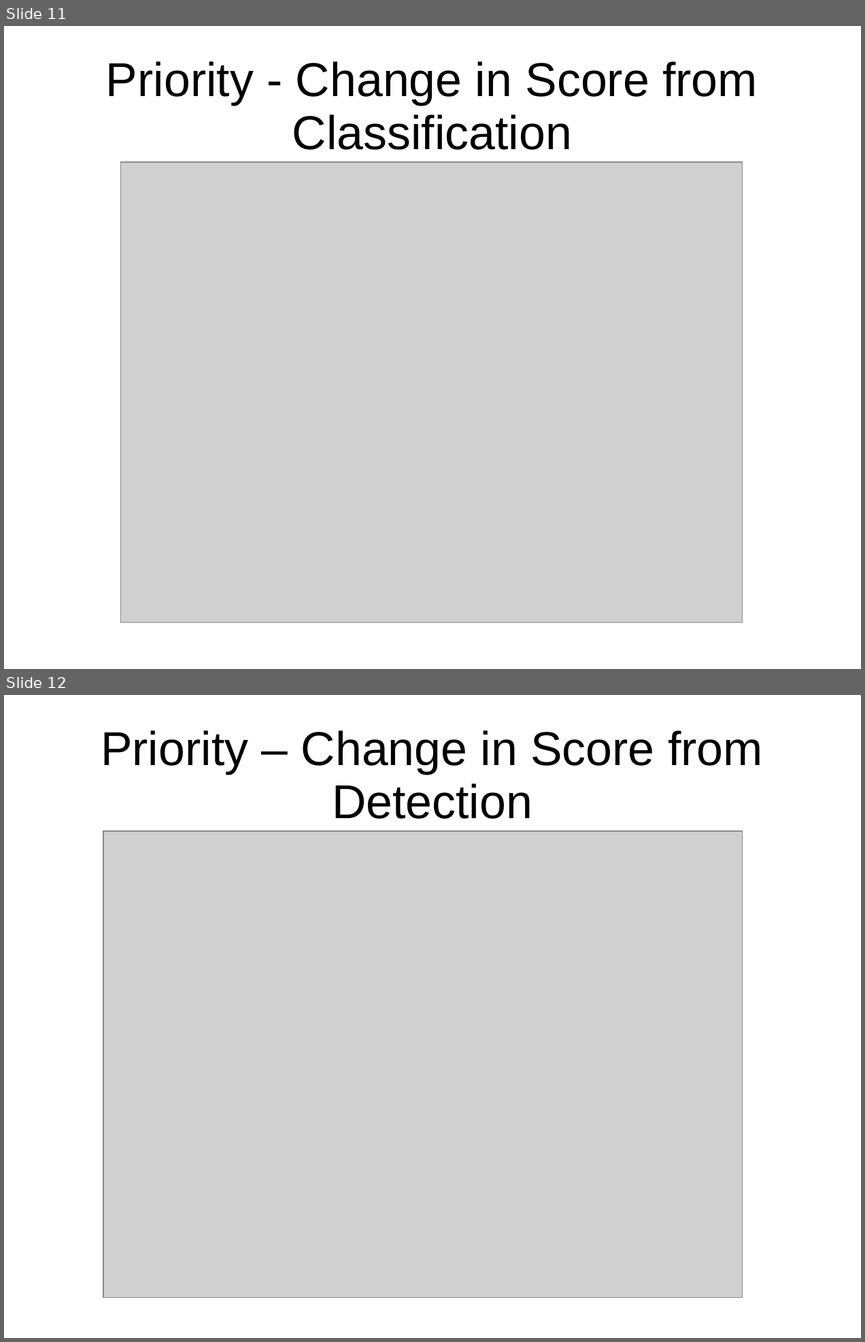
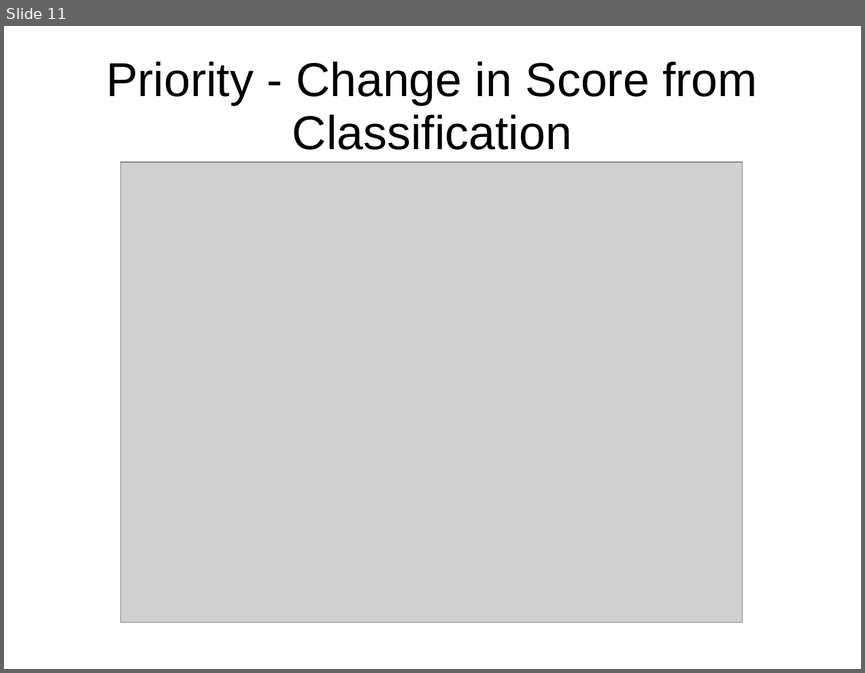
Before and after one commit to ievans/moos-ivp-lab-14, a slide deck: presentation.ppt. Shown one above the other, each under a label of ours: slides 11 and 12 before the commit, slide 11 after it. The pictures are 865x1342 and 865x673 pixels, drawn with LibreOffice and Linux fonts; fonts in the diff are those of the drawing; grey boxes stand for pictures. Boxes give left, top, right and bottom in pixels: in the first picture for what was removed or moved away, otherwise in the second. Text is boxed around its words. In the diff, an @@ line names an element or a change of style, - is before the commit and + after.

```diff
--- a/presentation.ppt
+++ b/presentation.ppt
@@ slide 12 removed at <box>4,695,861,1338</box>, background #FFFFFF @@
@@ title removed at <box>101,730,763,819</box> @@
-Priority – Change in Score from Detection
@@ picture removed at <box>103,831,742,1297</box> @@
```
Also in this commit, not shown: 3 slides changed.
